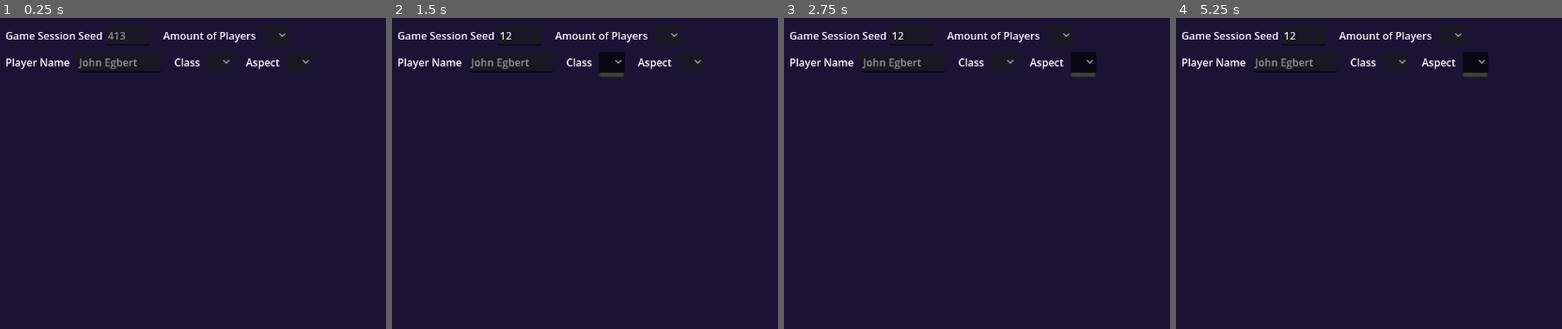
Above: before the commit, frames 1-4 (left to right).
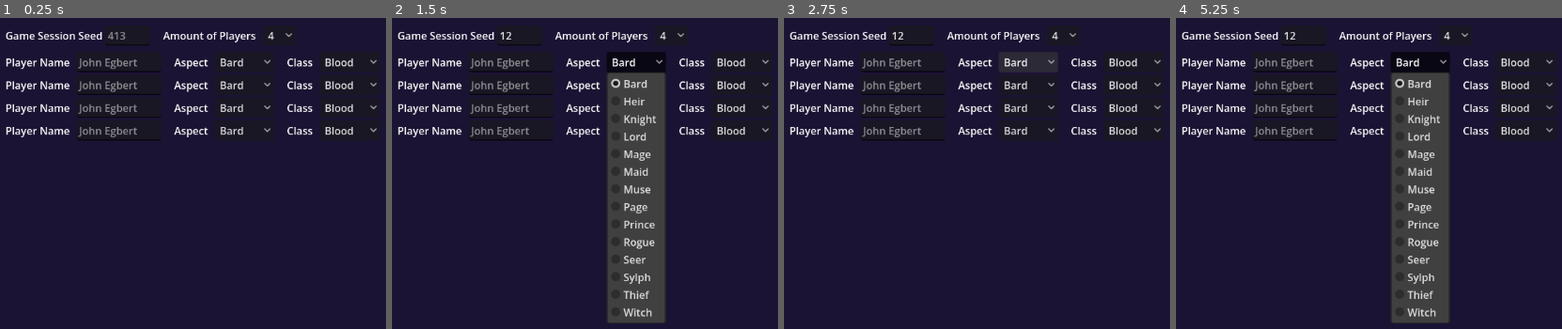
Above: after the commit, the same moments.

Repository: kaeru-e/sburbsim
Game: Godot game, scene res://game.tscn
Two runs of this game, one before a commit and one after it. Both use one fixed random seed, a clock stepped at 60 frames per second and the inputs below.
Inputs (mouse positions are in pixels of both pictures, inside the frame that each line leads up to; where the layout moved, square brackets give the same spot in the first picture):
- Up to frame 1 (0.25 s): no input
- Up to frame 2 (1.5 s): click (519, 36) at 0.52 s; type "12" at 0.6 s; click (612, 61) at 1.27 s
- Up to frame 3 (2.75 s): click (1027, 61) [1085, 61] at 2 s
- Up to frame 4 (5.25 s): click (1527, 61) [1396, 61] at 2.75 s; click (1453, 36) [1450, 36] at 3.5 s; click (1453, 36) [1450, 36] at 4.25 s; click (1419, 61) [1477, 61] at 5 s

The runs differ from the first frame. In frame 1, 3.8% of the frame differs, in the area x 1-98%, y 4-40%; in frame 2, 16%; in frame 3, 4.2%; in frame 4, 17%, in the area x 1-98%, y 4-99%.

Commit message:
added player select with drop down menus

Diff:
--- a/autoload/game_data.gd
+++ b/autoload/game_data.gd
@@ -1,4 +1,19 @@
 extends Node
+
 
 var aspects: Array[Aspect] = []
 var classes: Array[SBURBClass] = []
+
+
+func _ready() -> void:
+	_load_into(aspects, "res://data/aspect/")
+	_load_into(classes, "res://data/class/")
+
+func _load_into(target: Array, path: String) -> void:
+	var list: Array = ResourceLoader.list_directory(path)
+	if list.is_empty():
+		push_warning("No files found in %s" % path)
+	for file_name in list:
+		if file_name.ends_with(".tres"):
+			var res: Resource = load(path + file_name)
+			target.append(res)
--- a/game.tscn
+++ b/game.tscn
@@ -78,43 +78,5 @@
 layout_mode = 2
 script = SubResource("GDScript_e2o6t")
 
-[node name="Player" type="HBoxContainer" parent="Background/MarginContainer/Rows" unique_id=2075833732]
+[node name="player_row" type="VBoxContainer" parent="Background/MarginContainer/Rows" unique_id=15643145]
 layout_mode = 2
-theme_override_constants/separation = 20
-
-[node name="Player Name" type="BoxContainer" parent="Background/MarginContainer/Rows/Player" unique_id=281854243]
-layout_mode = 2
-theme_override_constants/separation = 10
-
-[node name="Name" type="Label" parent="Background/MarginContainer/Rows/Player/Player Name" unique_id=903486477]
-layout_mode = 2
-text = "Player Name"
-
-[node name="name_input" type="LineEdit" parent="Background/MarginContainer/Rows/Player/Player Name" unique_id=1914718527]
-custom_minimum_size = Vector2(130, 0)
-layout_mode = 2
-placeholder_text = "John Egbert"
-max_length = 8
-emoji_menu_enabled = false
-
-[node name="Class" type="BoxContainer" parent="Background/MarginContainer/Rows/Player" unique_id=1289570413]
-layout_mode = 2
-theme_override_constants/separation = 10
-
-[node name="Label" type="Label" parent="Background/MarginContainer/Rows/Player/Class" unique_id=436308271]
-layout_mode = 2
-text = "Class"
-
-[node name="class_dropdown" type="OptionButton" parent="Background/MarginContainer/Rows/Player/Class" unique_id=989160335]
-layout_mode = 2
-
-[node name="Aspect" type="BoxContainer" parent="Background/MarginContainer/Rows/Player" unique_id=314843508]
-layout_mode = 2
-theme_override_constants/separation = 10
-
-[node name="Label" type="Label" parent="Background/MarginContainer/Rows/Player/Aspect" unique_id=859882693]
-layout_mode = 2
-text = "Aspect"
-
-[node name="aspect_dropdown" type="OptionButton" parent="Background/MarginContainer/Rows/Player/Aspect" unique_id=1425552195]
-layout_mode = 2
--- /dev/null
+++ b/player_select.gd
@@ -0,0 +1,13 @@
+extends HBoxContainer
+
+@onready var class_dropdown: OptionButton =	$Aspect/aspect_dropdown
+@onready var aspect_dropdown: OptionButton = $Class/class_dropdown
+
+# Called when the node enters the scene tree for the first time.
+func _ready() -> void:
+	_populate_dropdown(class_dropdown, GameData.classes)
+	_populate_dropdown(aspect_dropdown, GameData.aspects)
+
+func _populate_dropdown(dropdown: OptionButton, items: Array) -> void:
+	for item in items:
+		dropdown.add_item(item.display_name)
--- /dev/null
+++ b/player_select.tscn
@@ -0,0 +1,46 @@
+[gd_scene format=3 uid="uid://pdrmmr04nvmp"]
+
+[ext_resource type="Script" uid="uid://csdvpm1n56ru0" path="res://player_select.gd" id="1_yh01e"]
+
+[node name="player_select" type="HBoxContainer" unique_id=2132718868]
+offset_right = 471.0
+offset_bottom = 31.0
+theme_override_constants/separation = 20
+script = ExtResource("1_yh01e")
+
+[node name="Player Name" type="BoxContainer" parent="." unique_id=1389350418]
+layout_mode = 2
+theme_override_constants/separation = 10
+
+[node name="Name" type="Label" parent="Player Name" unique_id=1913259817]
+layout_mode = 2
+text = "Player Name"
+
+[node name="name_input" type="LineEdit" parent="Player Name" unique_id=495900002]
+custom_minimum_size = Vector2(130, 0)
+layout_mode = 2
+placeholder_text = "John Egbert"
+max_length = 8
+emoji_menu_enabled = false
+
+[node name="Aspect" type="BoxContainer" parent="." unique_id=11174232]
+layout_mode = 2
+theme_override_constants/separation = 10
+
+[node name="Label" type="Label" parent="Aspect" unique_id=1151798566]
+layout_mode = 2
+text = "Aspect"
+
+[node name="aspect_dropdown" type="OptionButton" parent="Aspect" unique_id=2092326]
+layout_mode = 2
+
+[node name="Class" type="BoxContainer" parent="." unique_id=1465958696]
+layout_mode = 2
+theme_override_constants/separation = 10
+
+[node name="Label" type="Label" parent="Class" unique_id=1333712034]
+layout_mode = 2
+text = "Class"
+
+[node name="class_dropdown" type="OptionButton" parent="Class" unique_id=857740047]
+layout_mode = 2
--- a/player_setup.gd
+++ b/player_setup.gd
@@ -1,12 +1,19 @@
 extends Control
+
 
 @onready var seed_input: LineEdit = $"Background/MarginContainer/Rows/Initialising/Game Session Seed/seed_input"
 @onready var amount_input: OptionButton = $"Background/MarginContainer/Rows/Initialising/Player Amount/amount_dropdown"
-@onready var class_dropdown: OptionButton =	$Background/MarginContainer/Rows/Player/Class/class_dropdown
-@onready var aspect_dropdown: OptionButton = $Background/MarginContainer/Rows/Player/Aspect/aspect_dropdown
+@onready var player_row: VBoxContainer = $Background/MarginContainer/Rows/player_row
+var players: Array[Player] = []
+var player_amount_debug: int = 4
+var player_select: PackedScene = preload("res://player_select.tscn")
 
-var players: Array[Player] = []
 
 func _ready() -> void:
-	print(GameData.classes)
-	print(GameData.aspects)
+	amount_input.add_item(str(player_amount_debug))
+	_populate_players(player_amount_debug)
+
+func _populate_players(amount: int):
+	for i in range(amount):
+		var row = player_select.instantiate()
+		player_row.add_child(row)
Not shown, added: player_select.gd.uid
